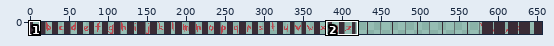
Edited in one commit: pixel-art file (src/assets/art/font_small.aseprite). The first picture is a wide view before the edit; the outline marks the close-up.
Close-up. As it was:
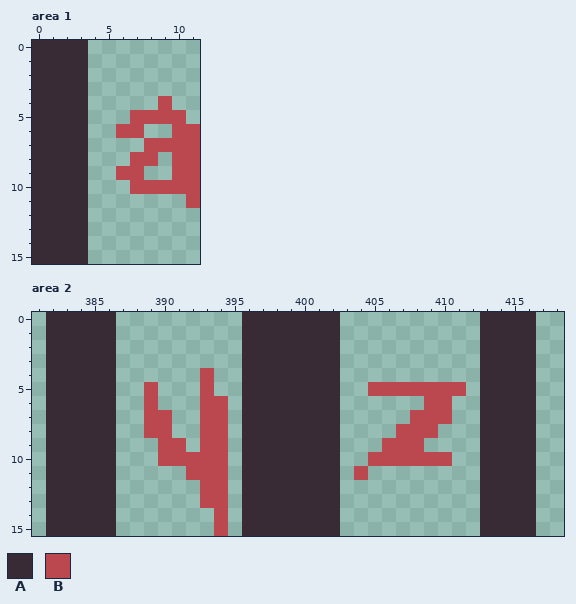
656x16 pixels, 1 frame. Shown: area 1: x 0..11, y 0..15; area 2: x 381..418, y 0..15. The commit also changed other parts of the picture, which this record leaves out.
Visible layers, top first: "separators", "characters".
Palette (. is transparent): A #392b35  B #bb474f
Pixels before, area 1, first column x 0:
 0 AAAA........
 1 AAAA........
 2 AAAA........
 3 AAAA........
 4 AAAA.....B..
 5 AAAA...BBBB.
 6 AAAA..BB..BB
 7 AAAA....BBBB
 8 AAAA...BB.BB
 9 AAAA..BB..BB
10 AAAA...BBBBB
11 AAAA.......B
12 AAAA........
13 AAAA........
14 AAAA........
15 AAAA........
Pixels before, area 2, first column x 382:
 0 AAAAA.........AAAAAAA..........AAAA
 1 AAAAA.........AAAAAAA..........AAAA
 2 AAAAA.........AAAAAAA..........AAAA
 3 AAAAA.........AAAAAAA..........AAAA
 4 AAAAA......B..AAAAAAA..........AAAA
 5 AAAAA..B...B..AAAAAAA..BBBBBBB.AAAA
 6 AAAAA..B...BB.AAAAAAA......BB..AAAA
 7 AAAAA..BB..BB.AAAAAAA.....BBB..AAAA
 8 AAAAA..BB..BB.AAAAAAA....BBB...AAAA
 9 AAAAA...BB.BB.AAAAAAA...BBB....AAAA
10 AAAAA...BBBBB.AAAAAAA..BBBBBB..AAAA
11 AAAAA.....BBB.AAAAAAA.B........AAAA
12 AAAAA......BB.AAAAAAA..........AAAA
13 AAAAA......BB.AAAAAAA..........AAAA
14 AAAAA.......B.AAAAAAA..........AAAA
15 AAAAA.......B.AAAAAAA..........AAAA
Now the later version:
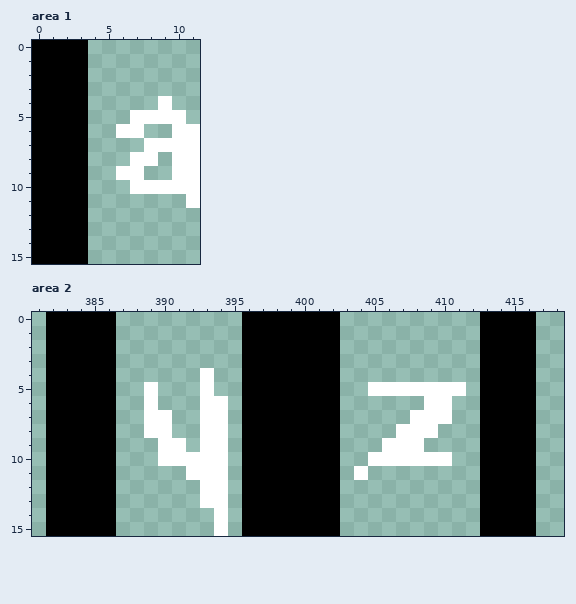
From old to new:
colour A: #392b35 -> #000000
colour B: #bb474f -> #ffffff
Boxes around the changes in both close-ups, in picture pixels (x1, y1, x2, y2):
changed: (32, 40, 200, 264)
changed: (46, 312, 536, 536)
